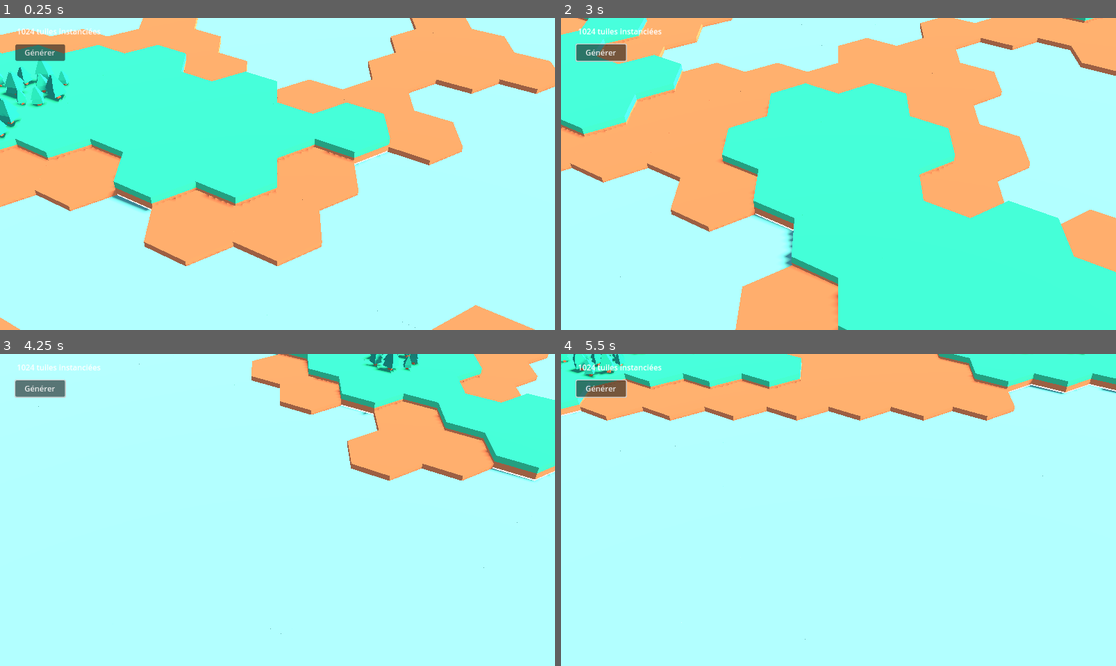
Above: before the commit, frames 1-4 (two rows, left to right).
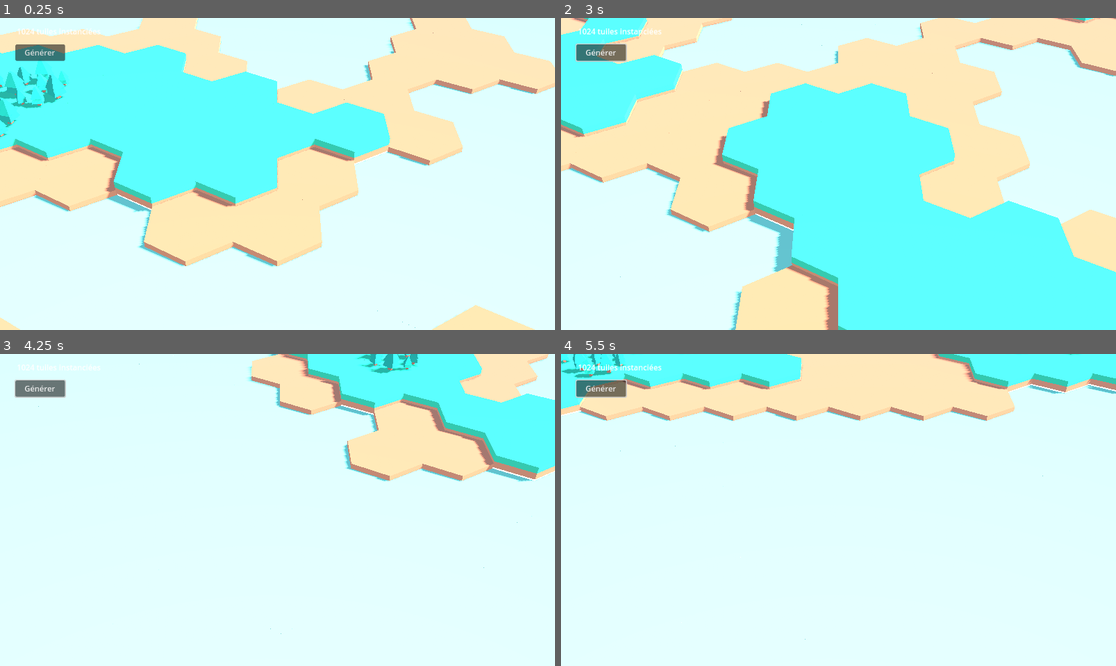
Above: after the commit, the same moments.

Repository: thibault60000/hexagon-godot-4
Game: Godot game, scene res://main.tscn
The game is run twice, just before and just after one commit, with the same random seed, the same clock (stepped at 60 frames per second) and the same inputs.
Inputs (mouse positions are in pixels of both pictures, inside the frame that each line leads up to):
- Up to frame 1 (0.25 s): no input
- Up to frame 2 (3 s): click "Générer" at 0.5 s; click "Générer" at 1.25 s; click "Générer" at 2 s; tap Enter at 2.75 s; move the mouse to (960, 158) at 2.77 s; hold S (camera_down) from 2.78 s (still down)
- Up to frame 3 (4.25 s): move the mouse to (166, 525) at 3.52 s; release S (camera_down) at 3.53 s; tap A (camera_left) at 3.6 s
- Up to frame 4 (5.5 s): tap Space at 4.25 s; move the mouse to (894, 441) at 4.27 s; hold D (camera_right) 4.28-5.03 s; move the mouse to (810, 572) at 5.02 s; tap W (camera_up) at 5.1 s

The runs differ from the first frame. In frame 1, 99% of the frame differs, in the area x 0-100%, y 0-100%; in frame 2, 99%; in frame 3, 99%; in frame 4, 99%.

Commit message:
Upgrade light and environment

Diff:
--- a/Environment/main-environment.tres
+++ b/Environment/main-environment.tres
@@ -12,31 +12,38 @@
 [resource]
 background_mode = 2
 background_color = Color(0.705882, 0.788235, 0.854902, 1)
-background_energy_multiplier = 1.26
+background_energy_multiplier = 1.61
 sky = SubResource("Sky_7bk1c")
 ambient_light_source = 3
-ambient_light_color = Color(0, 0.733333, 0.862745, 1)
-ambient_light_sky_contribution = 0.9
-ambient_light_energy = 0.05
+ambient_light_color = Color(0.0352941, 0.647059, 0.780392, 1)
+ambient_light_sky_contribution = 0.79
+ambient_light_energy = 0.0
 tonemap_mode = 2
-tonemap_exposure = 0.58
-tonemap_white = 1.28
+tonemap_exposure = 0.7
+tonemap_white = 1.1
+ssr_fade_in = 0.113678
+ssr_fade_out = 0.933034
 ssao_radius = 0.47
 ssao_intensity = 0.4
 ssao_power = 1.4711
 ssao_detail = 3.5
 ssao_horizon = 0.2
 ssao_sharpness = 1.0
+ssil_enabled = true
 ssil_radius = 0.15
 ssil_intensity = 2.84
 glow_levels/2 = 0.6
 glow_levels/3 = 0.6
 glow_levels/5 = 0.0
 glow_intensity = 2.0
+fog_enabled = true
+fog_light_color = Color(0, 0.447059, 0.623529, 1)
 volumetric_fog_enabled = true
 volumetric_fog_density = 0.01
 volumetric_fog_albedo = Color(0.215686, 0.866667, 0.87451, 1)
-volumetric_fog_emission = Color(0.701961, 0.235294, 0, 1)
-volumetric_fog_detail_spread = 3.03143
-volumetric_fog_ambient_inject = 3.84
+volumetric_fog_emission = Color(0.556863, 0.329412, 0.0196078, 1)
+volumetric_fog_anisotropy = -0.9
+volumetric_fog_length = 63.3
+volumetric_fog_detail_spread = 1.21838
+volumetric_fog_ambient_inject = 1.79
 volumetric_fog_sky_affect = 0.965
--- a/main.tscn
+++ b/main.tscn
@@ -10,11 +10,12 @@
 
 [node name="Sun" type="DirectionalLight3D" parent="."]
 transform = Transform3D(0.572976, 0.413305, 0.707727, -0.52802, -0.474274, 0.704457, 0.626812, -0.777331, -0.0535146, -0.458761, 0.560922, -0.263812)
-light_color = Color(0.85098, 0.768627, 0.647059, 1)
-light_energy = 1.677
+light_color = Color(0.960784, 0.878431, 0.870588, 1)
+light_energy = 1.322
 shadow_enabled = true
-directional_shadow_split_1 = 0.09
-directional_shadow_split_2 = 0.073
+shadow_bias = 0.23
+shadow_normal_bias = 0.81
+shadow_blur = 0.913
 
 [node name="WorldEnvironment" type="WorldEnvironment" parent="."]
 environment = ExtResource("5_leiss")
